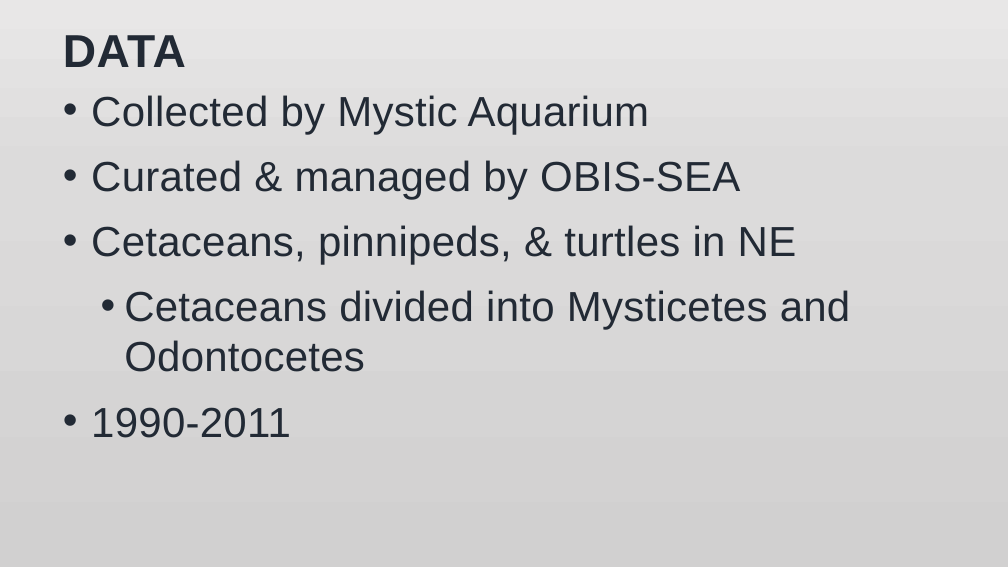
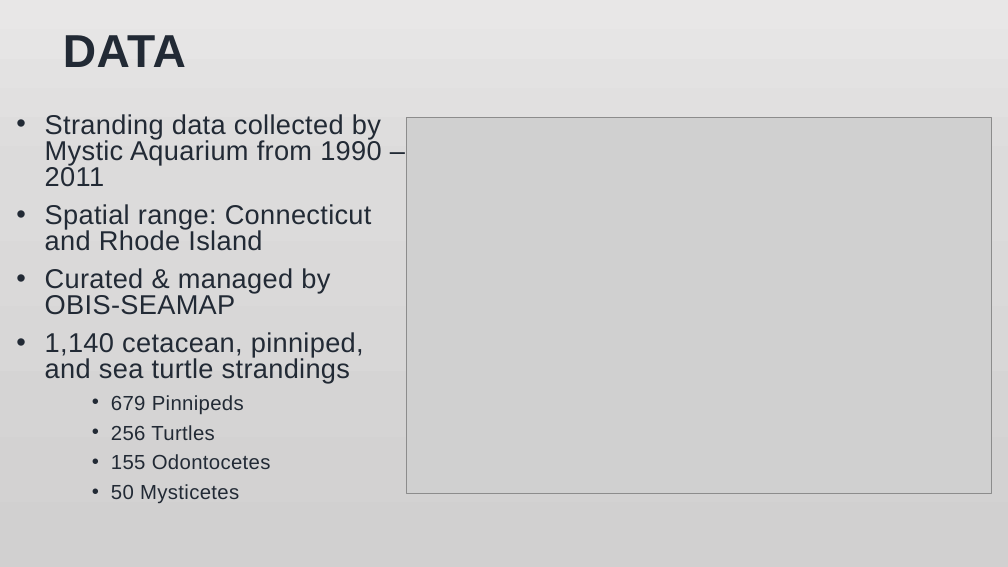
Before and after one commit to jmeza32/MezaFidalgo_Ozog_Pepper_ENV872_EDA_FinalProject, a slide deck: slide 2 of Output/Stranding Data Analysis.pptx. Drawn at 1008x567 pixels with LibreOffice and Linux fonts; fonts in the diff are those of the drawing; grey boxes stand for pictures; background and template pictures are left out. Boxes give left, top, right and bottom in pixels: in the first picture for what was removed or moved away, otherwise in the second. Text is boxed around its words. In the diff, an @@ line names an element or a change of style, - is before the commit and + after.

Commit message:
editing data, results, and summary slides

```diff
--- a/Output/Stranding Data Analysis.pptx
+++ b/Output/Stranding Data Analysis.pptx
@@ text at bbox=[45, 114, 381, 503]: text changed; size 40 to 25.9 pt @@
-• Collected by Mystic Aquarium
-• Curated & managed by OBIS-SEA
-• Cetaceans, pinnipeds, & turtles in NE
-  • Cetaceans divided into Mysticetes and Odontocetes
-• 1990-2011
+• Stranding data collected by Mystic Aquarium from 1990 – 2011
+• Spatial range: Connecticut and Rhode Island
+• Curated & managed by OBIS-SEAMAP
+• 1,140 cetacean, pinniped, and sea turtle strandings
+    • 679 Pinnipeds
+    • 256 Turtles
+    • 155 Odontocetes
+    • 50 Mysticetes
@@ picture added at bbox=[406, 117, 991, 493] @@
```
Also in this commit, not shown: 4 other slides changed, 6 slides added, 7 slides removed.
